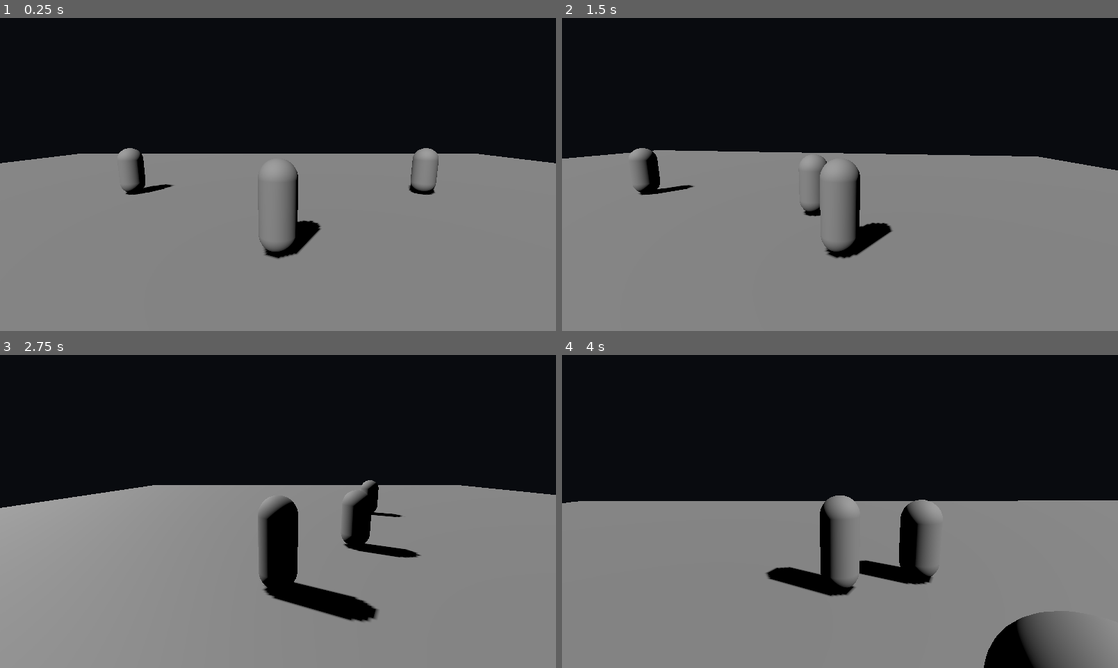
Above: before the commit, frames 1-4 (two rows, left to right).
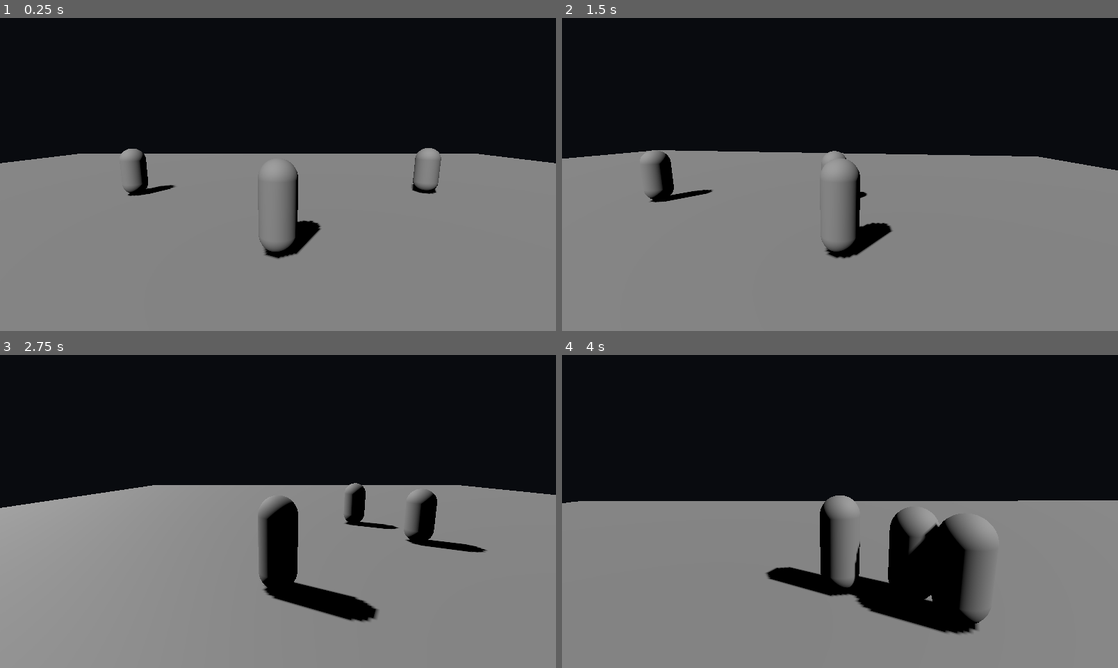
Above: after the commit, the same moments.

Repository: rilldudexs-glitch/Aetherion-wrath-of-fallen-angel
Game: Godot game, scene res://scenes/main.tscn
The game is run twice, just before and just after one commit, with the same random seed, the same clock (stepped at 60 frames per second) and the same inputs.
Inputs (mouse positions are in pixels of both pictures, inside the frame that each line leads up to):
- Up to frame 1 (0.25 s): no input
- Up to frame 2 (1.5 s): move the mouse to (962, 158) at 0.52 s; hold D (move_right) 0.53-1.28 s; tap Space (dodge) at 0.6 s; move the mouse to (728, 190) at 1.27 s; hold S (move_back) from 1.28 s (still down); tap K (heavy_attack) at 1.35 s
- Up to frame 3 (2.75 s): move the mouse to (333, 442) at 2.02 s; release S (move_back) at 2.03 s; hold D (move_right) from 2.03 s (still down); tap J (light_attack) at 2.1 s
- Up to frame 4 (4 s): move the mouse to (812, 574) at 2.77 s; release D (move_right) at 2.78 s; hold W (move_forward) 2.78-3.53 s; tap Space (dodge) at 2.85 s; move the mouse to (1006, 558) at 3.52 s; hold A (move_left) from 3.53 s (still down); tap K (heavy_attack) at 3.6 s

The runs differ from the first frame. In frame 1, 0.5% of the frame differs, in the area x 21-80%, y 41-57%; in frame 2, 1.3%; in frame 3, 2.1%; in frame 4, 8.9%, in the area x 51-97%, y 46-100%.

Commit message:
Use three enemy archetypes before the boss encounter

Diff:
--- a/scenes/main.tscn
+++ b/scenes/main.tscn
@@ -1,8 +1,10 @@
-[gd_scene load_steps=8 format=3]
+[gd_scene load_steps=10 format=3]
 
 [ext_resource type="PackedScene" path="res://scenes/player/draeven.tscn" id="1_draeven"]
 [ext_resource type="Script" path="res://scripts/combat/combat_component.gd" id="2_combat"]
-[ext_resource type="PackedScene" path="res://scenes/enemies/enemy_base.tscn" id="3_enemy"]
+[ext_resource type="PackedScene" path="res://scenes/enemies/ashen_raider.tscn" id="3_raider"]
+[ext_resource type="PackedScene" path="res://scenes/enemies/ashen_brute.tscn" id="6_brute"]
+[ext_resource type="PackedScene" path="res://scenes/enemies/ashen_stalker.tscn" id="7_stalker"]
 [ext_resource type="PackedScene" path="res://scenes/enemies/boss_base.tscn" id="4_boss"]
 [ext_resource type="Script" path="res://scripts/systems/encounter_director.gd" id="5_director"]
 
@@ -43,15 +45,18 @@
 [node name="SpawnB" type="Marker3D" parent="SpawnPoints"]
 position = Vector3(6, 0, -5)
 
+[node name="SpawnC" type="Marker3D" parent="SpawnPoints"]
+position = Vector3(0, 0, -7)
+
 [node name="BossSpawn" type="Marker3D" parent="SpawnPoints"]
-position = Vector3(0, 0, -8)
+position = Vector3(0, 0, -9)
 
 [node name="EncounterDirector" type="Node3D" parent="."]
 script = ExtResource("5_director")
 auto_start = true
-enemy_scenes = Array[PackedScene]([ExtResource("3_enemy")])
+enemy_scenes = Array[PackedScene]([ExtResource("3_raider"), ExtResource("6_brute"), ExtResource("7_stalker")])
 boss_scene = ExtResource("4_boss")
 boss_on_final_wave = true
-spawn_points = Array[NodePath]([NodePath("../SpawnPoints/SpawnA"), NodePath("../SpawnPoints/SpawnB"), NodePath("../SpawnPoints/BossSpawn")])
+spawn_points = Array[NodePath]([NodePath("../SpawnPoints/SpawnA"), NodePath("../SpawnPoints/SpawnB"), NodePath("../SpawnPoints/SpawnC"), NodePath("../SpawnPoints/BossSpawn")])
 player_path = NodePath("../Draeven")
 waves = Array[int]([2, 1])
